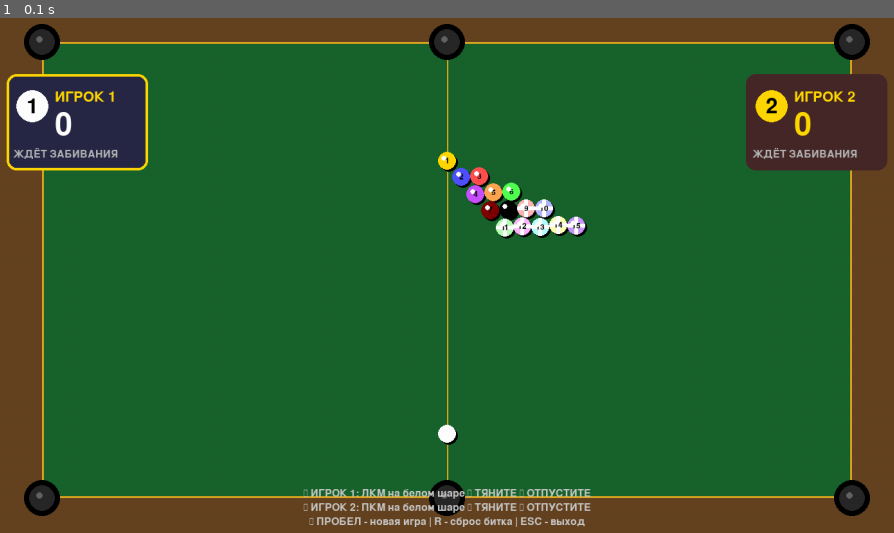
Above: before the commit, frame 1.
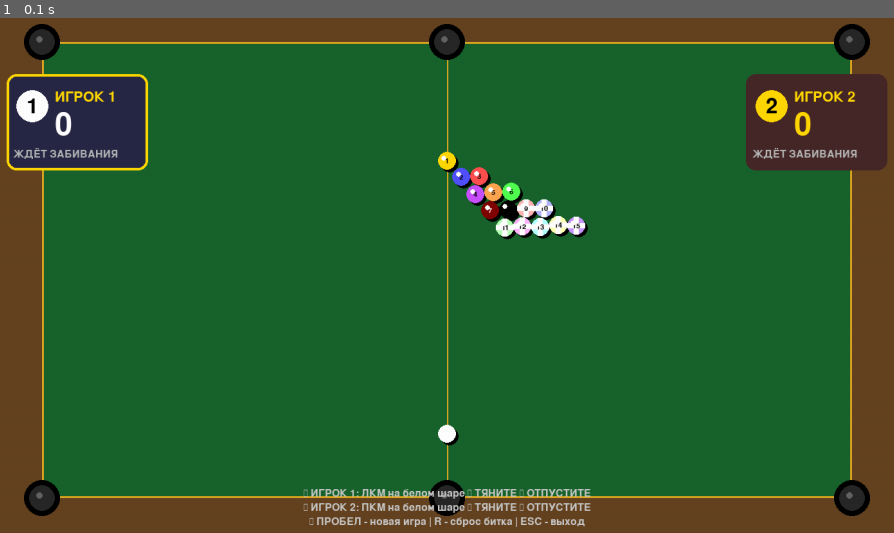
Above: after the commit, the same moment.

Repository: 174rulit/billiard-pygame
Game: pygame game, started from main.py
Same seed, same stepped clock (60 frames per second), same inputs: the game is played once before the commit and once after it.
Inputs:
- Up to frame 1 (0.1 s): no input

The runs differ from the first frame. In frame 1, 0.2% of the frame differs, in the area x 49-66%, y 26-84%.

Commit message:
Update ball.py

Diff:
--- a/ball.py
+++ b/ball.py
@@ -3,8 +3,6 @@
 from config import BALL_RADIUS, COLORS
 
 class Ball:
-    """Класс шара - полная инкапсуляция свойств и методов"""
-
     def __init__(self, x, y, color, number=None, ball_type=None, player=None):
         self.x = x
         self.y = y
@@ -36,7 +34,7 @@
             self.hit_animation -= 1
 
     def apply_force(self, fx, fy, power):
-        force = min(power, 22)
+        force = min(power, 25)
         self.vx = fx * force * 1.2
         self.vy = fy * force * 1.2
         self.hit_animation = 5
@@ -47,38 +45,43 @@
 
         if shadow:
             pygame.draw.circle(screen, (0, 0, 0, 100),
-                              (int(self.x + 3), int(self.y + 3)), self.radius)
+                              (int(self.x + 4), int(self.y + 4)), self.radius)
 
         pygame.draw.circle(screen, self.color, (int(self.x), int(self.y)), self.radius)
 
+        # Номер на шаре
         if self.number and self.number <= 15 and self.number != 8:
             if self.ball_type == 'stripe':
                 pygame.draw.rect(screen, (255, 255, 255),
-                                (int(self.x - self.radius), int(self.y - 3),
-                                 self.radius * 2, 6))
+                                (int(self.x - self.radius), int(self.y - 4),
+                                 self.radius * 2, 8))
                 pygame.draw.rect(screen, (255, 255, 255),
-                                (int(self.x - 3), int(self.y - self.radius),
-                                 6, self.radius * 2))
+                                (int(self.x - 4), int(self.y - self.radius),
+                                 8, self.radius * 2))
 
             try:
-                font = pygame.font.Font(None, 18)
-                text_color = (0, 0, 0) if self.color not in [(0,0,0), (0,0,0)] else (255, 255, 255)
+                font_size = max(16, int(self.radius * 1.2))
+                font = pygame.font.Font(None, font_size)
+                text_color = (0, 0, 0) if self.color[0] + self.color[1] + self.color[2] > 400 else (255, 255, 255)
                 text = font.render(str(self.number), True, text_color)
                 text_rect = text.get_rect(center=(int(self.x), int(self.y)))
                 screen.blit(text, text_rect)
             except:
                 pass
 
+        # Блик
         highlight_x = int(self.x - self.radius * 0.3)
         highlight_y = int(self.y - self.radius * 0.3)
-        pygame.draw.circle(screen, (255, 255, 255, 150),
-                          (highlight_x, highlight_y), self.radius // 3)
+        highlight_radius = max(3, self.radius // 3)
+        pygame.draw.circle(screen, (255, 255, 255, 180),
+                          (highlight_x, highlight_y), highlight_radius)
 
+        # Эффект удара
         if self.hit_animation > 0:
             alpha = 100 - self.hit_animation * 15
             s = pygame.Surface((self.radius * 4, self.radius * 4), pygame.SRCALPHA)
             pygame.draw.circle(s, (255, 255, 255, alpha),
-                              (self.radius * 2, self.radius * 2), self.radius * 1.5)
+                              (self.radius * 2, self.radius * 2), self.radius * 1.8)
             screen.blit(s, (int(self.x - self.radius * 2), int(self.y - self.radius * 2)))
 
     def is_stopped(self):
